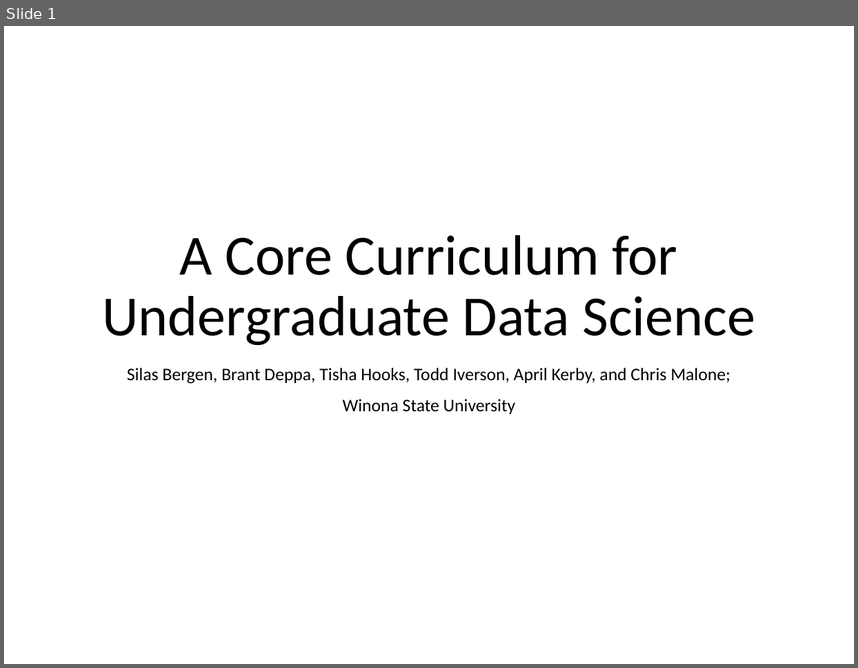
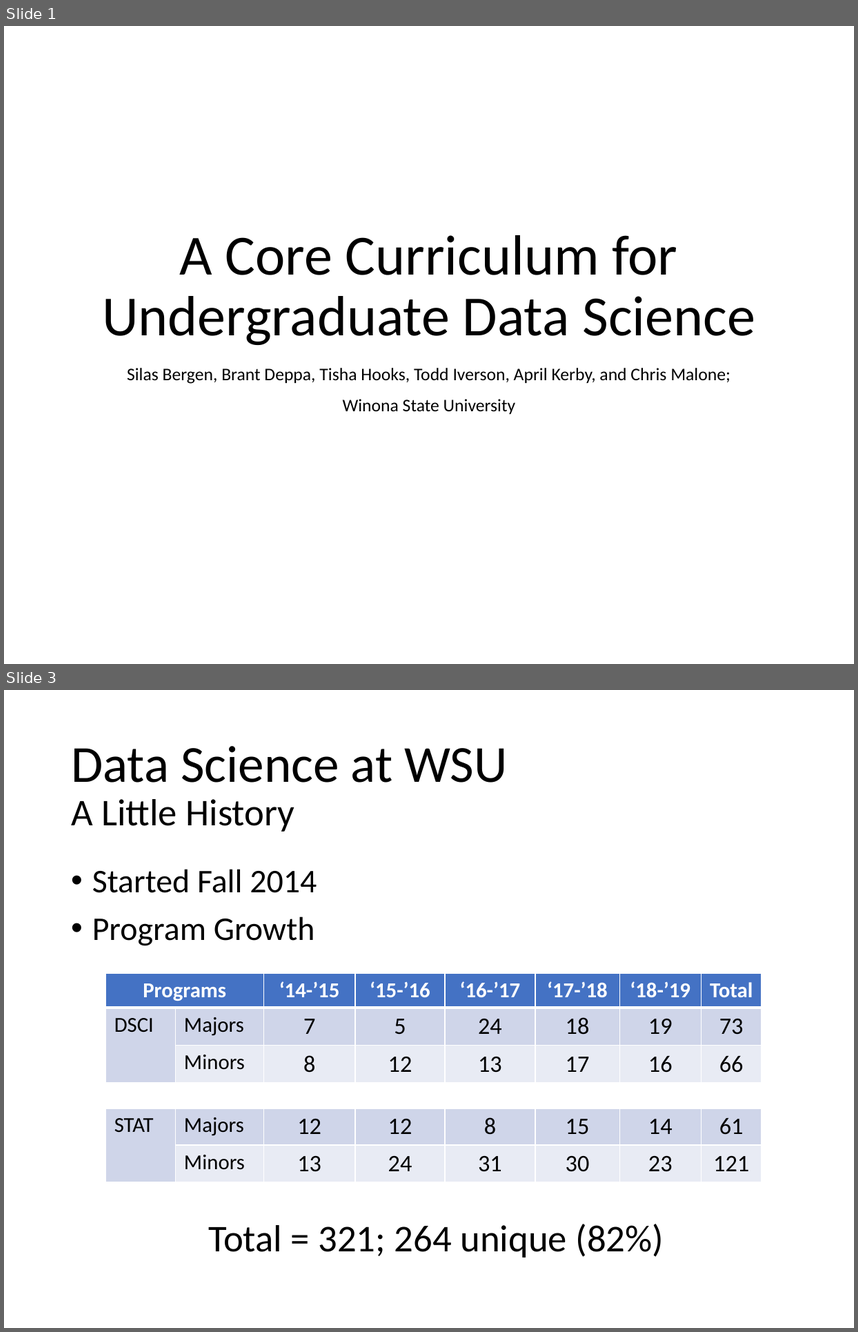
Before and after one commit to WSU-DataScience/USCOTS19_workshop, a slide deck: DSCI_at_WSU.pptx. Shown one above the other, each under a label of ours: slide 1 before the commit, slides 1 and 3 after it; the slides between them are not shown. The pictures are 858x668 and 858x1332 pixels, drawn with LibreOffice and Linux fonts; fonts in the diff are those of the drawing. Boxes give left, top, right and bottom in pixels: in the first picture for what was removed or moved away, otherwise in the second. Text is boxed around its words. In the diff, an @@ line names an element or a change of style, - is before the commit and + after.

Commit message:
Updated to History of Program

```diff
--- a/DSCI_at_WSU.pptx
+++ b/DSCI_at_WSU.pptx
@@ slide 3 added at (4,690,854,1328), background #FFFFFF @@
@@ title added at (71,746,508,831), 44 pt, text #000000 @@
+Data Science at WSU
+A Little History
@@ text added at (92,869,317,946), 28 pt, text #000000 @@
+• Started Fall 2014
+• Program Growth
@@ table added at (106,973,762,1081), 3 rows, 8 columns @@
+Programs |  | ‘14-’15 | ‘15-’16 | ‘16-’17 | ‘17-’18 | ‘18-’19 | Total
+DSCI | Majors | 7 | 5 | 24 | 18 | 19 | 73
+ | Minors | 8 | 12 | 13 | 17 | 16 | 66
@@ table added at (106,1047,762,1181), 3 rows, 8 columns @@
+ |  | ‘14-’15 | ‘15-’2416 | ‘16-’17 | ‘17-’18 | ‘18-’19 | Total
+STAT | Majors | 12 | 12 | 8 | 15 | 14 | 61
+ | Minors | 13 | 24 | 31 | 30 | 23 | 121
@@ text added at (208,1223,664,1257), 32 pt, text #000000 @@
+Total = 321; 264 unique (82%)
```
Also in this commit, not shown: 5 slides changed, 2 other slides added, 1 slide removed.
